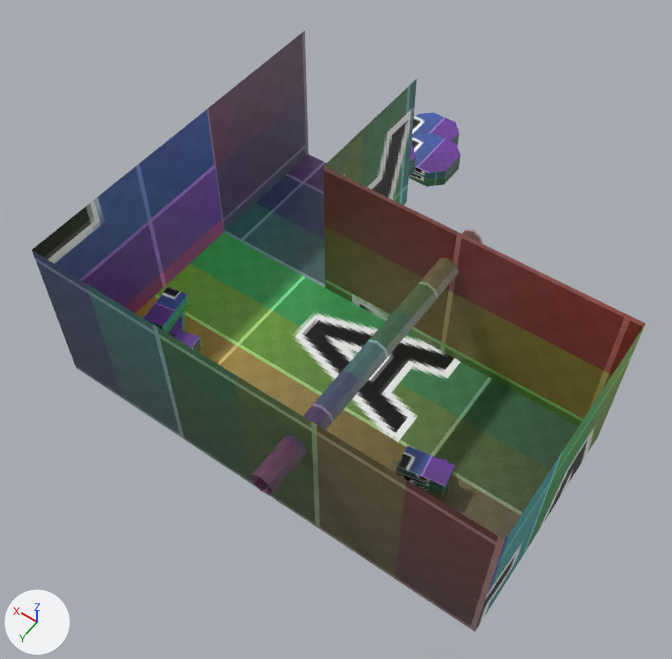
Two versions of the glTF model warehouse.glb, one commit apart.
Both versions are drawn from a 50 mm camera at (-25.9, 35.4, 66.0) aimed at (4.7, -7.5, -1.5). The axes (+X, +Y, +Z) are drawn at lower left. The lights are the same throughout. Where no turn or scale is listed for an object, it has been applied to the vertices. Vertices at the same position are counted once.

Script lines for the objects in view, before the commit:
```python
me_cube = bpy.data.meshes.new('Cube')
me_cube.from_pydata(...)  # 16 vertices, 20 faces; spans x -20.0..20.0, y -23.9..10.0, z 0.0..15.0
me_cube.materials.append(mat_material)  # picture img_untitled
me_cube_002 = bpy.data.meshes.new('Cube.002')
me_cube_002.from_pydata(...)  # 8 vertices, 12 faces; spans x -2.13..2.13, y -1.3..1.3, z 0.0..1.5
me_cube_002.materials.append(mat_material)  # picture img_untitled
me_cube_006 = bpy.data.meshes.new('Cube.006')
me_cube_006.from_pydata(...)  # 8 vertices, 12 faces; spans x -1.31..1.31, y -2.13..2.13, z 0.0..1.5
me_cube_006.materials.append(mat_material)  # picture img_untitled
ob_cube = bpy.data.objects.new('Cube', me_cube)
ob_cube.location = (0.0, 0.0, 0.0)
ob_cube_002 = bpy.data.objects.new('Cube.002', me_cube_002)
ob_cube_002.location = (-10.6, 2.1, 1.5)
ob_cube_006 = bpy.data.objects.new('Cube.006', me_cube_006)
ob_cube_006.location = (16.3, 1.9, 1.5)
# also in view: 'Circle' at (-4.4, 0.0, 10.7); 'Cube.010' at (12.4, -36.6, -5.9); 'Cube.011' at (16.5, -44.0, -9.7)
```
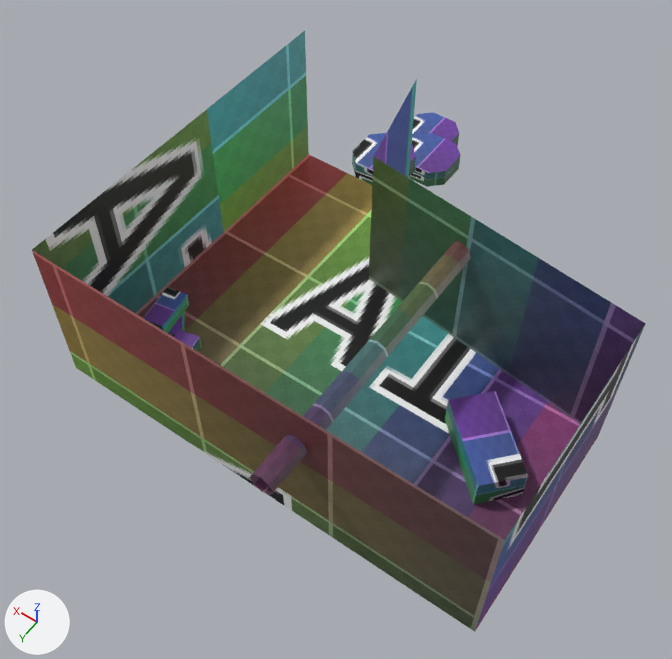
What the commit changed:
me_cube has 16 vertices, 20 faces and spans x -20.0..20.0, y -23.9..10.0, z 0.0..15.0.
me_cube is used by ob_cube; location (0.0, 0.0, 0.0).
Part 1, on me_cube:
Vertex 9 of me_cube moves from (7.7, -10.0, 15.0) at pixel (323, 166) to (5.1, -13.3, 15.0) at pixel (373, 156).
Vertex 10 of me_cube moves from (7.7, -10.0, 0.0) at pixel (325, 287) to (5.1, -13.3, 0.0) at pixel (368, 278).
me_cube part 2: texture (UV) coordinates of 20 of 20 faces, centred in x -20.0..20.0, y -19.3..10.0, z 0.0..10.0, changed; they spanned u 0.0..1.0, v 0.0..1.0 and now span u 0.0..1.0, v 0.0..1.0.
Object 'Cube.002' (ob_cube_002) is deleted.

Boxes [x1, y1, x2, y2] around the edits, measured in the pictures (672 x 659 px; the box of a moved part takes in the faces that stretch with it):
'Cube', reshaped, surface changed
    both: [32, 31, 646, 632]
'Cube.002', deleted
    before: [396, 446, 455, 495]
part 1 of me_cube, moved or reshaped
    both: [200, 79, 646, 540]
part 2 of me_cube, surface changed
    both: [32, 31, 645, 632]
'Cube.001', unchanged, uncovered by the edit
    before: [396, 459, 451, 492]
    after: [445, 391, 528, 504]
